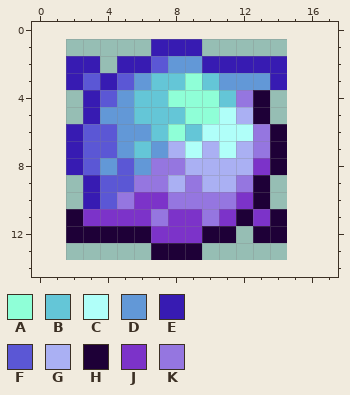
File history of a pixel-art sprite, Items/FallenAngelGear/DarklightEssence.png. Above: the version before the commit.
The file is 26x26 pixels, drawn in blocks of 2x2; one block is one cell here. The old version is drawn lined up with the new one, on the new canvas.
Palette (. is transparent): A #8fffd7  B #64c6d7  C #b0fff9  D #6298d7  E #371bb2  F #5b57d5  G #aab0f3  H #1e0037  J #7c33c9  K #9576e0
Pixels before, first column x 2:
 1 .....EEE.....
 2 EE.EEFDDEEEEE
 3 EFEFDBBABDDDE
 4 .EFDBBAAABKH.
 5 .EDDBBBAACGH.
 6 EFFDDBABCCCKH
 7 EFFDBDGCGCGKH
 8 EFDFDKKGGGGJH
 9 .EFFKKGKGGKH.
10 .EFKJJKKKKJH.
11 HJJJJKJJKJHJH
12 HHHHHJJJHH.HH
13 .....HHH.....
New version:
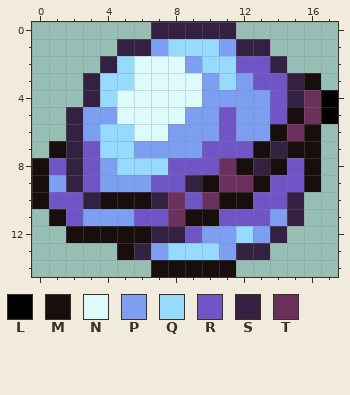
Colours new in this view: L #000000  M #180e0e  N #defbfb  P #7d9ff2  Q #96daff  R #7055c7  S #342142  T #6b315c
The edit:
canvas 13x13 -> 18x15, the old top-left corner now at 2,1
Changed rows in their new state; - is an unchanged pixel.
first column x 0:
 0 -------SSSSS------
 1 -----SSPQQQPSS----
 2 --..SQNNNPQQRRS---
 3 --.SQQNNNNPQPRRSM-
 4 ---SQNNNNNPPPPRSTL
 5 --SPPNNNNPPRPPRMTL
 6 --SPQQNNPPPRPPMTM-
 7 -MSRQQPPPPRRRMSMM-
 8 MRSRPQQQRRRTMSMRM-
 9 MPSRPPPRRSMTTMRRM-
10 MRRSMMMSTRTMMRRS--
11 -MRPPPRRTMMRRRPS--
12 --MMMMMSSRPPQPS---
13 -----MSPQQQPSS----
14 -------MMMMM------
